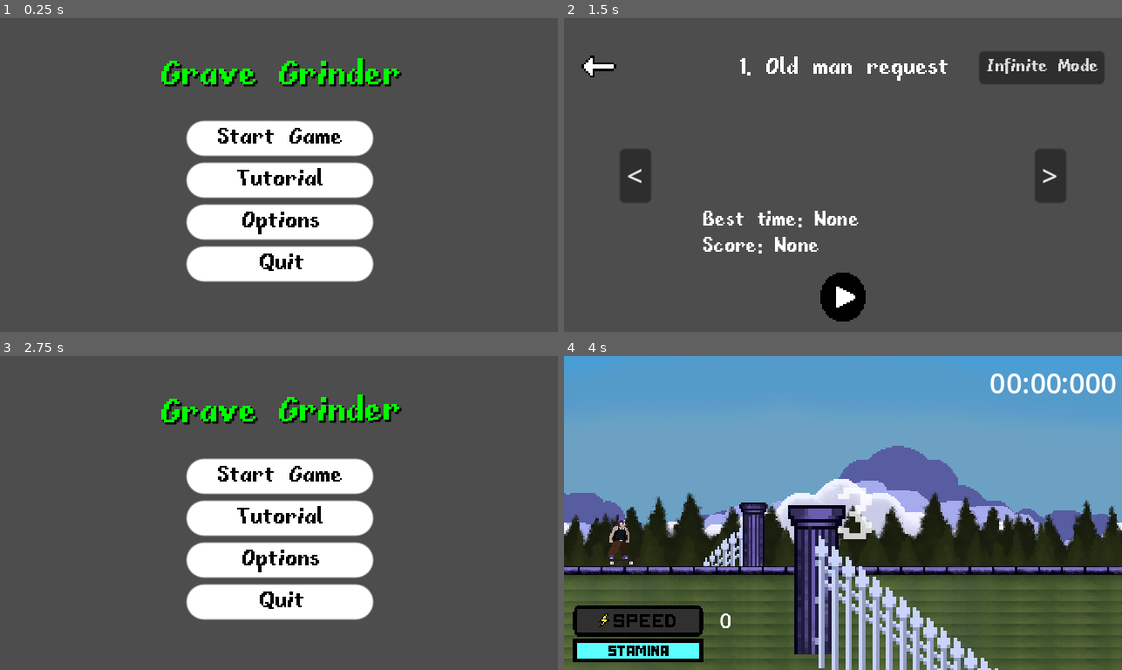
Above: before the commit, frames 1-4 (two rows, left to right).
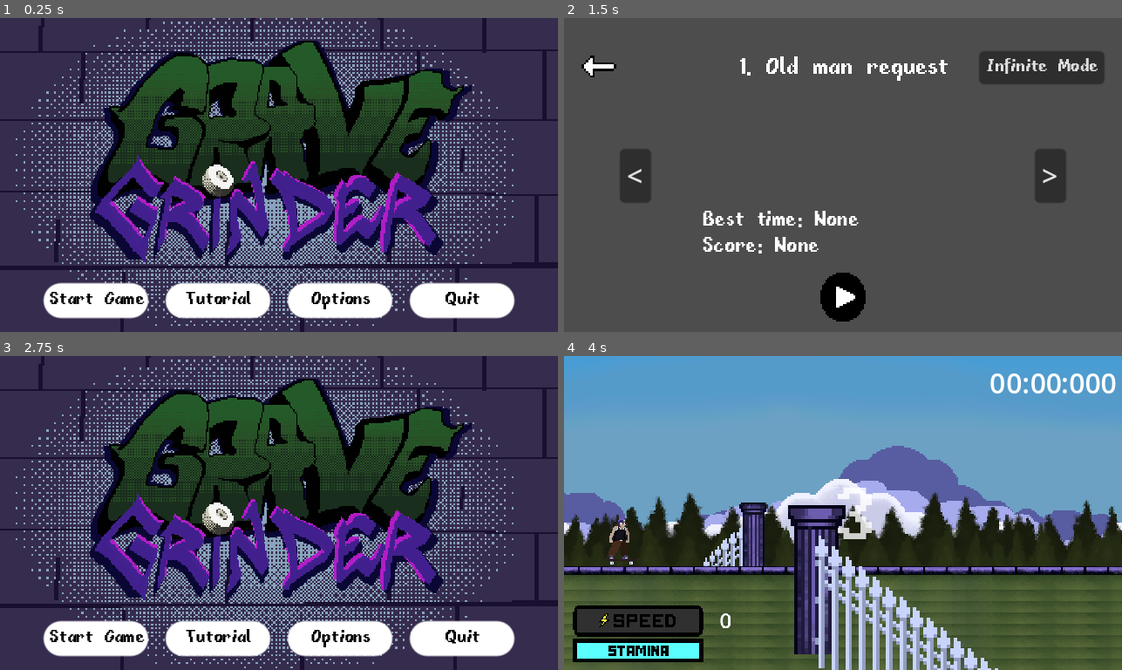
Above: after the commit, the same moments.

Repository: lucasjanta/GraveGrinder
Game: Godot game, scene res://Scenes/Menus/main_menu.tscn
Two runs of this game, one before a commit and one after it. Both use one fixed random seed, a clock stepped at 60 frames per second and the inputs below.
Inputs (mouse positions are in pixels of both pictures, inside the frame that each line leads up to):
- Up to frame 1 (0.25 s): no input
- Up to frame 2 (1.5 s): click "Tutorial" at 0.5 s; click "Start Game" at 1.25 s
- Up to frame 3 (2.75 s): click (33, 406) at 2 s
- Up to frame 4 (4 s): click "Start Game" at 2.75 s; click (843, 635) at 3.5 s

The runs differ from the first frame. In frame 1, 99% of the frame differs, in the area x 0-100%, y 0-100%; in frame 2, nothing differs; in frame 3, 99%; in frame 4, nothing differs.

Commit message:
improvements to the main menu

Diff:
--- a/Scenes/Levels/test_room.tscn
+++ b/Scenes/Levels/test_room.tscn
@@ -1680,6 +1680,8 @@
 position = Vector2(266.667, 111)
 offset = Vector2(30, -30)
 zoom = Vector2(0.6, 0.6)
+limit_left = 0
+limit_top = -60
 script = ExtResource("6_sreyd")
 
 [node name="PhantomCameraHost" type="Node" parent="Camera2D"]
--- a/Scenes/Menus/main_menu.gd
+++ b/Scenes/Menus/main_menu.gd
@@ -6,12 +6,12 @@
 	if !AudioManager.main_menu.playing:
 		AudioManager.main_menu.play()
 
-
 func _process(delta):
-	if get_viewport().get_mouse_position().x > 160:
-		label.rotation_degrees = lerp_angle(label.rotation_degrees, deg_to_rad(45), 2.0 * delta)
-	elif get_viewport().get_mouse_position().x < 160:
-		label.rotation_degrees = lerp_angle(label.rotation_degrees, deg_to_rad(-45), 2.0 * delta)
+	pass
+	#if get_viewport().get_mouse_position().x > 160:
+		#label.rotation_degrees = lerp_angle(label.rotation_degrees, deg_to_rad(45), 2.0 * delta)
+	#elif get_viewport().get_mouse_position().x < 160:
+		#label.rotation_degrees = lerp_angle(label.rotation_degrees, deg_to_rad(-45), 2.0 * delta)
 
 
 func _on_startgame_pressed():
@@ -23,7 +23,6 @@
 
 func _on_tutorial_pressed():
 	AudioManager.button_click.play()
-	pass # Replace with function body.
 
 func _on_tutorial_mouse_entered():
 	AudioManager.button_hover.play()
--- a/Scenes/Menus/main_menu.tscn
+++ b/Scenes/Menus/main_menu.tscn
@@ -1,9 +1,54 @@
-[gd_scene load_steps=8 format=3 uid="uid://bcif2oega6tu8"]
+[gd_scene load_steps=16 format=3 uid="uid://bcif2oega6tu8"]
 
 [ext_resource type="Script" path="res://Scenes/Menus/main_menu.gd" id="1_ytn0b"]
+[ext_resource type="Texture2D" uid="uid://d2gj01dounnvp" path="res://UI/menu_bg/gravegrinder.png" id="2_gtkg8"]
 [ext_resource type="FontFile" uid="uid://chm6fioitd66u" path="res://Fonts/fibberish.ttf" id="2_mef47"]
+[ext_resource type="Texture2D" uid="uid://br6yjjqcc3wac" path="res://UI/menu_bg/muro.png" id="3_t2cxf"]
 
 [sub_resource type="StyleBoxTexture" id="StyleBoxTexture_rkl45"]
+
+[sub_resource type="AtlasTexture" id="AtlasTexture_h81mt"]
+atlas = ExtResource("2_gtkg8")
+region = Rect2(0, 0, 288, 180)
+
+[sub_resource type="AtlasTexture" id="AtlasTexture_24sm1"]
+atlas = ExtResource("2_gtkg8")
+region = Rect2(288, 0, 288, 180)
+
+[sub_resource type="AtlasTexture" id="AtlasTexture_mqdrn"]
+atlas = ExtResource("2_gtkg8")
+region = Rect2(576, 0, 288, 180)
+
+[sub_resource type="AtlasTexture" id="AtlasTexture_jjfwy"]
+atlas = ExtResource("2_gtkg8")
+region = Rect2(0, 180, 288, 180)
+
+[sub_resource type="AtlasTexture" id="AtlasTexture_wi707"]
+atlas = ExtResource("2_gtkg8")
+region = Rect2(288, 180, 288, 180)
+
+[sub_resource type="SpriteFrames" id="SpriteFrames_ifcbe"]
+animations = [{
+"frames": [{
+"duration": 1.0,
+"texture": SubResource("AtlasTexture_h81mt")
+}, {
+"duration": 1.0,
+"texture": SubResource("AtlasTexture_24sm1")
+}, {
+"duration": 1.0,
+"texture": SubResource("AtlasTexture_mqdrn")
+}, {
+"duration": 1.0,
+"texture": SubResource("AtlasTexture_jjfwy")
+}, {
+"duration": 1.0,
+"texture": SubResource("AtlasTexture_wi707")
+}],
+"loop": true,
+"name": &"default",
+"speed": 10.0
+}]
 
 [sub_resource type="StyleBoxEmpty" id="StyleBoxEmpty_7ax3f"]
 
@@ -36,6 +81,15 @@
 grow_horizontal = 2
 grow_vertical = 2
 script = ExtResource("1_ytn0b")
+metadata/_edit_vertical_guides_ = [160.0]
+
+[node name="Sprite2D" type="Sprite2D" parent="."]
+position = Vector2(0, -10)
+scale = Vector2(1.11111, 1.11111)
+texture = ExtResource("3_t2cxf")
+centered = false
+
+[node name="AnimationPlayer" type="AnimationPlayer" parent="."]
 
 [node name="Panel" type="Panel" parent="."]
 layout_mode = 1
@@ -46,27 +100,50 @@
 grow_vertical = 2
 theme_override_styles/panel = SubResource("StyleBoxTexture_rkl45")
 
-[node name="VBoxContainer" type="VBoxContainer" parent="."]
+[node name="AnimatedSprite2D" type="AnimatedSprite2D" parent="."]
+texture_filter = 1
+position = Vector2(45, 9)
+scale = Vector2(0.8, 0.8)
+sprite_frames = SubResource("SpriteFrames_ifcbe")
+centered = false
+metadata/_aseprite_wizard_config_ = {
+"layer": "",
+"o_ex_p": "",
+"o_folder": "res://UI/menu_bg",
+"o_name": "",
+"only_visible": true,
+"slice": "",
+"source": "res://UI/menu_bg/gravegrinder.ase"
+}
+metadata/_aseprite_wizard_interface_config_ = {
+"layer_section": true,
+"output_section": true
+}
+metadata/_aseprite_wizard_source_file_hash_ = "5be57bd902ddcc6030263f1532867bdc"
+
+[node name="VBoxContainer" type="HBoxContainer" parent="."]
 layout_mode = 1
-anchors_preset = 8
+anchors_preset = 7
 anchor_left = 0.5
-anchor_top = 0.5
+anchor_top = 1.0
 anchor_right = 0.5
-anchor_bottom = 0.5
-offset_left = -53.5
-offset_top = -31.0
-offset_right = 53.5
-offset_bottom = 61.0
+anchor_bottom = 1.0
+offset_left = -135.0
+offset_top = -28.0
+offset_right = 135.0
+offset_bottom = -8.0
 grow_horizontal = 2
-grow_vertical = 2
+grow_vertical = 0
+theme_override_constants/separation = 10
 
 [node name="Start" type="Button" parent="VBoxContainer"]
-layout_mode = 2
-size_flags_vertical = 3
-theme_override_colors/font_focus_color = Color(0, 0.54902, 0, 1)
-theme_override_colors/font_color = Color(0, 0, 0, 1)
-theme_override_fonts/font = ExtResource("2_mef47")
-theme_override_font_sizes/font_size = 16
+custom_minimum_size = Vector2(60, 0)
+layout_mode = 2
+size_flags_vertical = 3
+theme_override_colors/font_focus_color = Color(0, 0.54902, 0, 1)
+theme_override_colors/font_color = Color(0, 0, 0, 1)
+theme_override_fonts/font = ExtResource("2_mef47")
+theme_override_font_sizes/font_size = 12
 theme_override_styles/focus = SubResource("StyleBoxEmpty_7ax3f")
 theme_override_styles/hover = SubResource("StyleBoxFlat_5ocn4")
 theme_override_styles/pressed = SubResource("StyleBoxFlat_5k7vv")
@@ -74,12 +151,13 @@
 text = "Start Game"
 
 [node name="Tutorial" type="Button" parent="VBoxContainer"]
-layout_mode = 2
-size_flags_vertical = 3
-theme_override_colors/font_focus_color = Color(0, 0.54902, 0, 1)
-theme_override_colors/font_color = Color(0, 0, 0, 1)
-theme_override_fonts/font = ExtResource("2_mef47")
-theme_override_font_sizes/font_size = 16
+custom_minimum_size = Vector2(60, 0)
+layout_mode = 2
+size_flags_vertical = 3
+theme_override_colors/font_focus_color = Color(0, 0.54902, 0, 1)
+theme_override_colors/font_color = Color(0, 0, 0, 1)
+theme_override_fonts/font = ExtResource("2_mef47")
+theme_override_font_sizes/font_size = 12
 theme_override_styles/focus = SubResource("StyleBoxEmpty_7ax3f")
 theme_override_styles/hover = SubResource("StyleBoxFlat_5ocn4")
 theme_override_styles/pressed = SubResource("StyleBoxFlat_5k7vv")
@@ -87,12 +165,13 @@
 text = "Tutorial"
 
 [node name="Options" type="Button" parent="VBoxContainer"]
-layout_mode = 2
-size_flags_vertical = 3
-theme_override_colors/font_focus_color = Color(0, 0.54902, 0, 1)
-theme_override_colors/font_color = Color(0, 0, 0, 1)
-theme_override_fonts/font = ExtResource("2_mef47")
-theme_override_font_sizes/font_size = 16
+custom_minimum_size = Vector2(60, 0)
+layout_mode = 2
+size_flags_vertical = 3
+theme_override_colors/font_focus_color = Color(0, 0.54902, 0, 1)
+theme_override_colors/font_color = Color(0, 0, 0, 1)
+theme_override_fonts/font = ExtResource("2_mef47")
+theme_override_font_sizes/font_size = 12
 theme_override_styles/focus = SubResource("StyleBoxEmpty_7ax3f")
 theme_override_styles/hover = SubResource("StyleBoxFlat_5ocn4")
 theme_override_styles/pressed = SubResource("StyleBoxFlat_5k7vv")
@@ -100,33 +179,18 @@
 text = "Options"
 
 [node name="Quit" type="Button" parent="VBoxContainer"]
-layout_mode = 2
-size_flags_vertical = 3
-theme_override_colors/font_focus_color = Color(0, 0.54902, 0, 1)
-theme_override_colors/font_color = Color(0, 0, 0, 1)
-theme_override_fonts/font = ExtResource("2_mef47")
-theme_override_font_sizes/font_size = 16
+custom_minimum_size = Vector2(60, 0)
+layout_mode = 2
+size_flags_vertical = 3
+theme_override_colors/font_focus_color = Color(0, 0.54902, 0, 1)
+theme_override_colors/font_color = Color(0, 0, 0, 1)
+theme_override_fonts/font = ExtResource("2_mef47")
+theme_override_font_sizes/font_size = 12
 theme_override_styles/focus = SubResource("StyleBoxEmpty_7ax3f")
 theme_override_styles/hover = SubResource("StyleBoxFlat_5ocn4")
 theme_override_styles/pressed = SubResource("StyleBoxFlat_5k7vv")
 theme_override_styles/normal = SubResource("StyleBoxFlat_aankl")
 text = "Quit"
-
-[node name="Label" type="Label" parent="."]
-layout_mode = 1
-anchors_preset = 5
-anchor_left = 0.5
-anchor_right = 0.5
-offset_left = -62.5
-offset_top = 23.0
-offset_right = 62.5
-offset_bottom = 46.0
-grow_horizontal = 2
-theme_override_colors/font_color = Color(0, 1, 0, 1)
-theme_override_colors/font_shadow_color = Color(0, 0, 0, 1)
-theme_override_fonts/font = ExtResource("2_mef47")
-theme_override_font_sizes/font_size = 24
-text = "Grave Grinder"
 
 [connection signal="mouse_entered" from="VBoxContainer/Start" to="." method="_on_start_mouse_entered"]
 [connection signal="pressed" from="VBoxContainer/Start" to="." method="_on_startgame_pressed"]
--- a/default_bus_layout.tres
+++ b/default_bus_layout.tres
@@ -1,15 +1,16 @@
 [gd_resource type="AudioBusLayout" format=3 uid="uid://3a3cc2adu04v"]
 
 [resource]
+bus/0/volume_db = 0.0672607
 bus/1/name = &"Music"
 bus/1/solo = false
 bus/1/mute = false
 bus/1/bypass_fx = false
-bus/1/volume_db = -25.7583
+bus/1/volume_db = -0.130497
 bus/1/send = &"Master"
 bus/2/name = &"SFX"
 bus/2/solo = false
 bus/2/mute = false
 bus/2/bypass_fx = false
-bus/2/volume_db = -26.5955
+bus/2/volume_db = 0.0694828
 bus/2/send = &"Master"
Binary file added: UI/menu_bg/gravegrinder.ase
Not shown, added: UI/menu_bg/gravegrinder.ase.import
Binary file added: UI/menu_bg/gravegrinder.png
Not shown, added: UI/menu_bg/gravegrinder.png.import
Binary file added: UI/menu_bg/muro.png
Not shown, added: UI/menu_bg/muro.png.import
